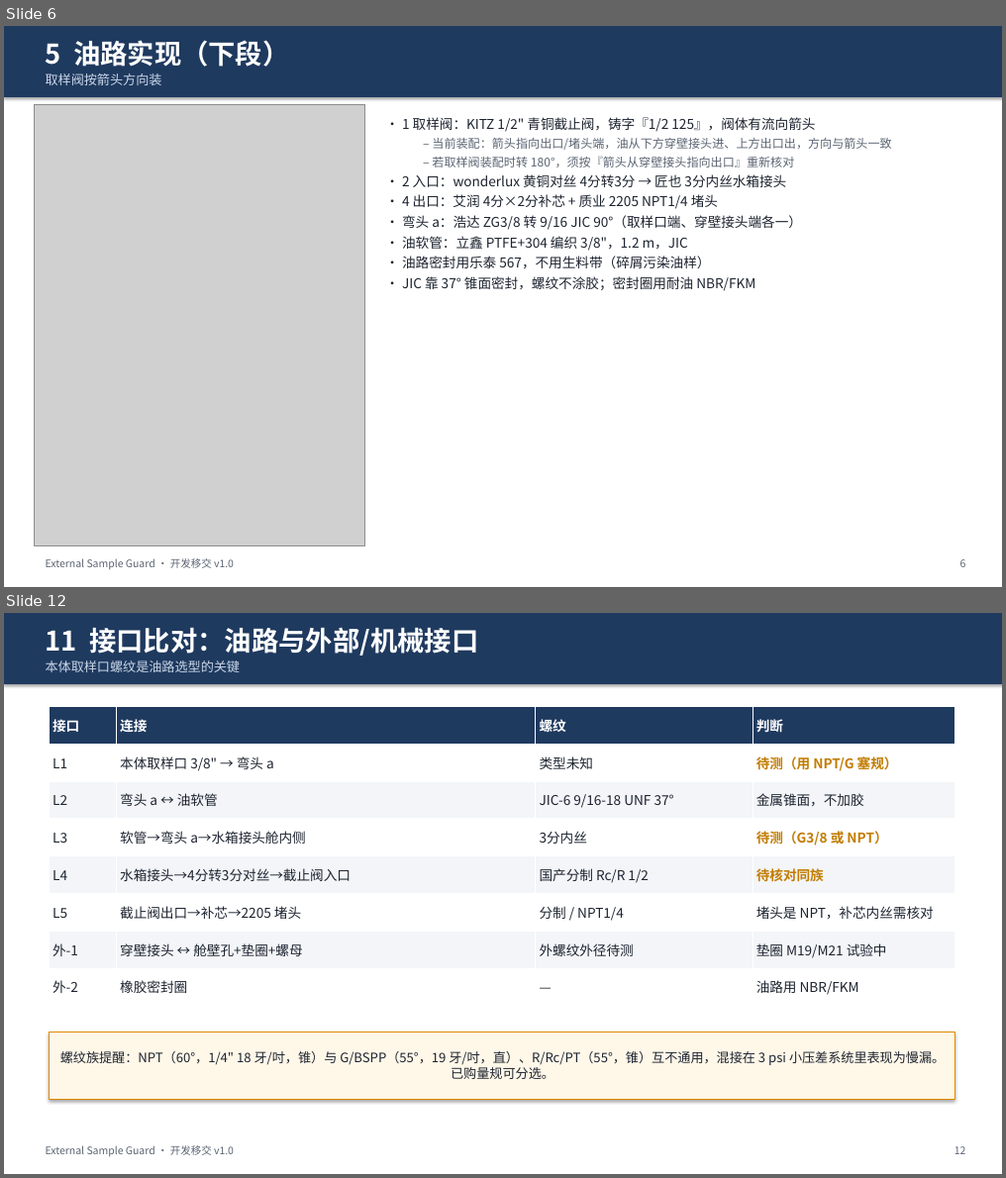
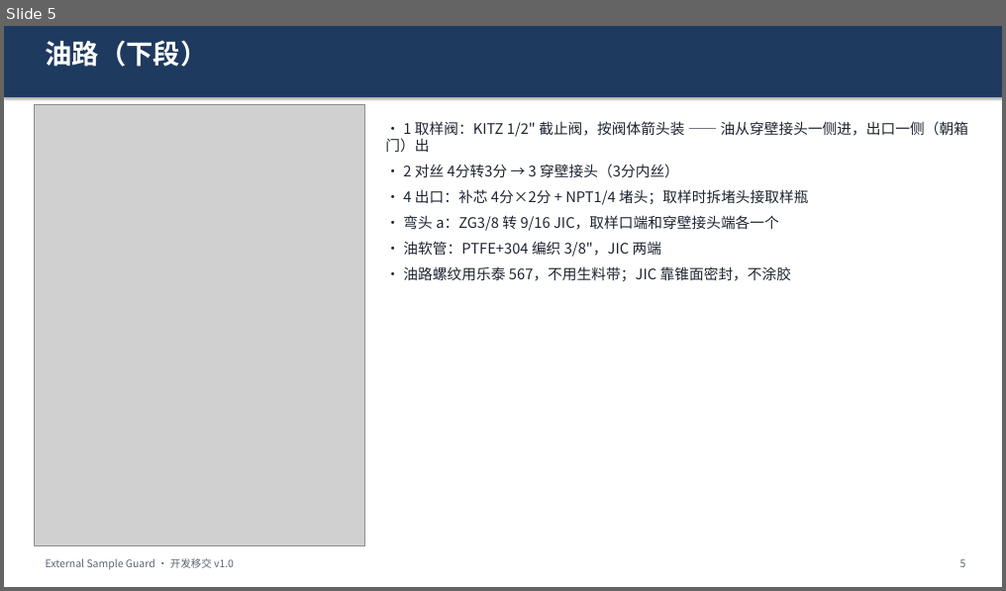
Before and after one commit to keenkid2010/claude_v1, a slide deck: sample_guard/Sample_Guard_开发移交.pptx. Shown one above the other, each under a label of ours: slides 6 and 12 before the commit, slide 5 after it; the slides between them are not shown. The pictures are 1006x1178 and 1006x591 pixels, drawn with LibreOffice and Linux fonts; fonts in the diff are those of the drawing; grey boxes stand for pictures. Boxes give left, top, right and bottom in pixels: in the first picture for what was removed or moved away, otherwise in the second. Text is boxed around its words. In the diff, an @@ line names an element or a change of style, - is before the commit and + after.

```diff
--- a/sample_guard/Sample_Guard_开发移交.pptx
+++ b/sample_guard/Sample_Guard_开发移交.pptx
@@ slide 12 removed at (x1=4, y1=613, x2=1002, y2=1174), background #FFFFFF @@
@@ rectangle removed at (x1=4, y1=613, x2=1002, y2=684) @@
@@ text removed at (x1=46, y1=627, x2=478, y2=656) @@
-11 接口比对：油路与外部/机械接口
@@ text removed at (x1=46, y1=661, x2=241, y2=672) @@
-本体取样口螺纹是油路选型的关键
@@ table removed at (x1=49, y1=707, x2=954, y2=1006), 8 rows, 4 columns @@
-接口 | 连接 | 螺纹 | 判断
-L1 | 本体取样口 3/8" → 弯头 a | 类型未知 | 待测（用 NPT/G 塞规）
-L2 | 弯头 a ↔ 油软管 | JIC-6 9/16-18 UNF 37° | 金属锥面，不加胶
-L3 | 软管→弯头 a→水箱接头舱内侧 | 3分内丝 | 待测（G3/8 或 NPT）
-L4 | 水箱接头→4分转3分对丝→截止阀入口 | 国产分制 Rc/R 1/2 | 待核对同族
-L5 | 截止阀出口→补芯→2205 堵头 | 分制 / NPT1/4 | 堵头是 NPT，补芯内丝需核对
-外-1 | 穿壁接头 ↔ 舱壁孔+垫圈+螺母 | 外螺纹外径待测 | 垫圈 M19/M21 试验中
-外-2 | 橡胶密封圈 | — | 油路用 NBR/FKM
@@ rectangle removed at (x1=49, y1=1032, x2=954, y2=1100) @@
-螺纹族提醒：NPT（60°，1/4" 18 牙/吋，锥）与 G/BSPP（55°，19 牙/吋，直）、R/Rc/PT（55°，锥）互不通用，混接在 3 psi 小压差系统里表现为慢漏。已购量规可分选。
@@ text removed at (x1=46, y1=1146, x2=234, y2=1157) @@
-External Sample Guard · 开发移交 v1.0
@@ text removed at (x1=954, y1=1147, x2=966, y2=1155) @@
-12
@@ what was slide 6 is now slide 5 @@
@@ slide 5 changed as well @@
@@ text at (x1=46, y1=40, x2=208, y2=67): text changed @@
-5 油路实现（下段）
+油路（下段）
@@ text removed at (x1=46, y1=74, x2=162, y2=85) @@
-取样阀按箭头方向装
@@ text at (x1=385, y1=121, x2=968, y2=281): text changed; size 13 to 14 pt @@
-• 1 取样阀：KITZ 1/2" 青铜截止阀，铸字『1/2 125』，阀体有流向箭头
-  – 当前装配：箭头指向出口/堵头端，油从下方穿壁接头进、上方出口出，方向与箭头一致
-  – 若取样阀装配时转 180°，须按『箭头从穿壁接头指向出口』重新核对
-• 2 入口：wonderlux 黄铜对丝 4分转3分 → 匠也 3分内丝水箱接头
-• 4 出口：艾润 4分×2分补芯 + 质业 2205 NPT1/4 堵头
-• 弯头 a：浩达 ZG3/8 转 9/16 JIC 90°（取样口端、穿壁接头端各一）
-• 油软管：立鑫 PTFE+304 编织 3/8"，1.2 m，JIC
-• 油路密封用乐泰 567，不用生料带（碎屑污染油样）
-• JIC 靠 37° 锥面密封，螺纹不涂胶；密封圈用耐油 NBR/FKM
+• 1 取样阀：KITZ 1/2" 截止阀，按阀体箭头装 —— 油从穿壁接头一侧进，出口一侧（朝箱门）出
+• 2 对丝 4分转3分 → 3 穿壁接头（3分内丝）
+• 4 出口：补芯 4分×2分 + NPT1/4 堵头；取样时拆堵头接取样瓶
+• 弯头 a：ZG3/8 转 9/16 JIC，取样口端和穿壁接头端各一个
+• 油软管：PTFE+304 编织 3/8"，JIC 两端
+• 油路螺纹用乐泰 567，不用生料带；JIC 靠锥面密封，不涂胶
@@ text at (x1=960, y1=560, x2=966, y2=568): text changed @@
-6
+5
```
Also in this commit, not shown: 9 other slides changed, 9 other slides removed, 6 other files.
